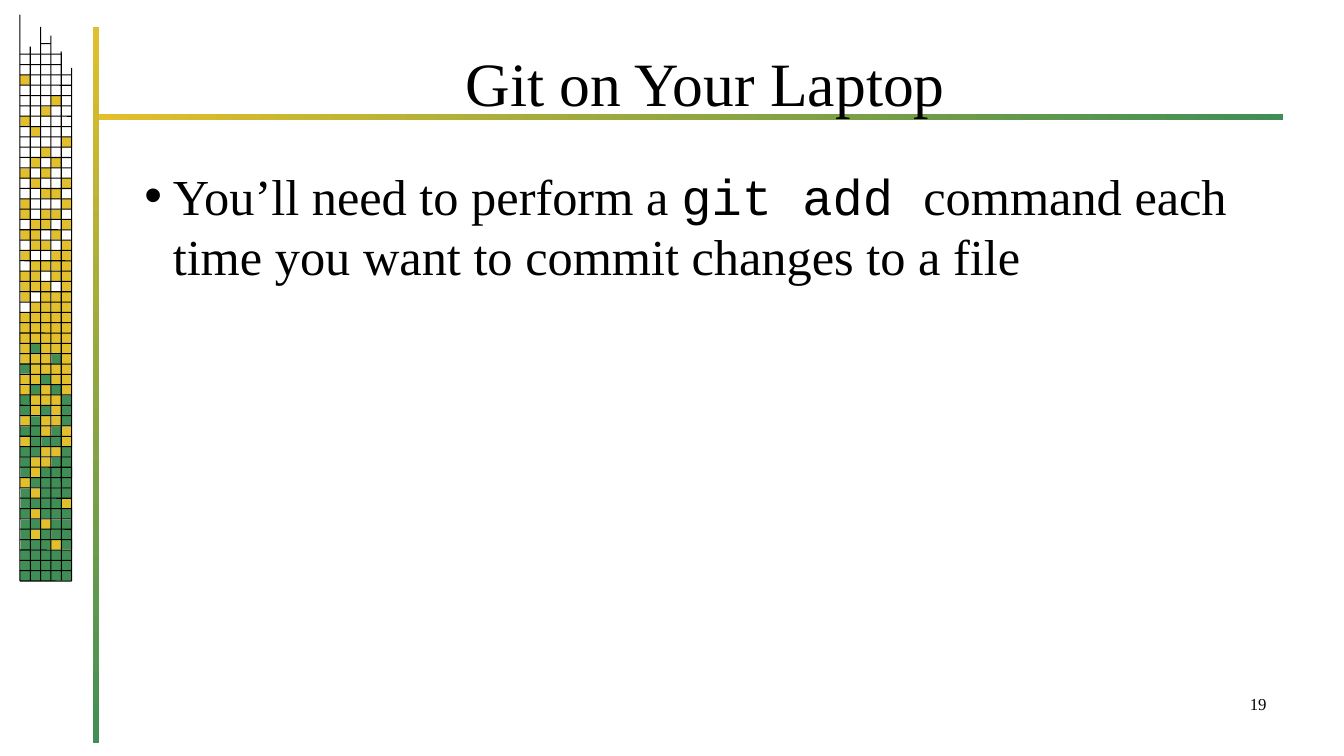
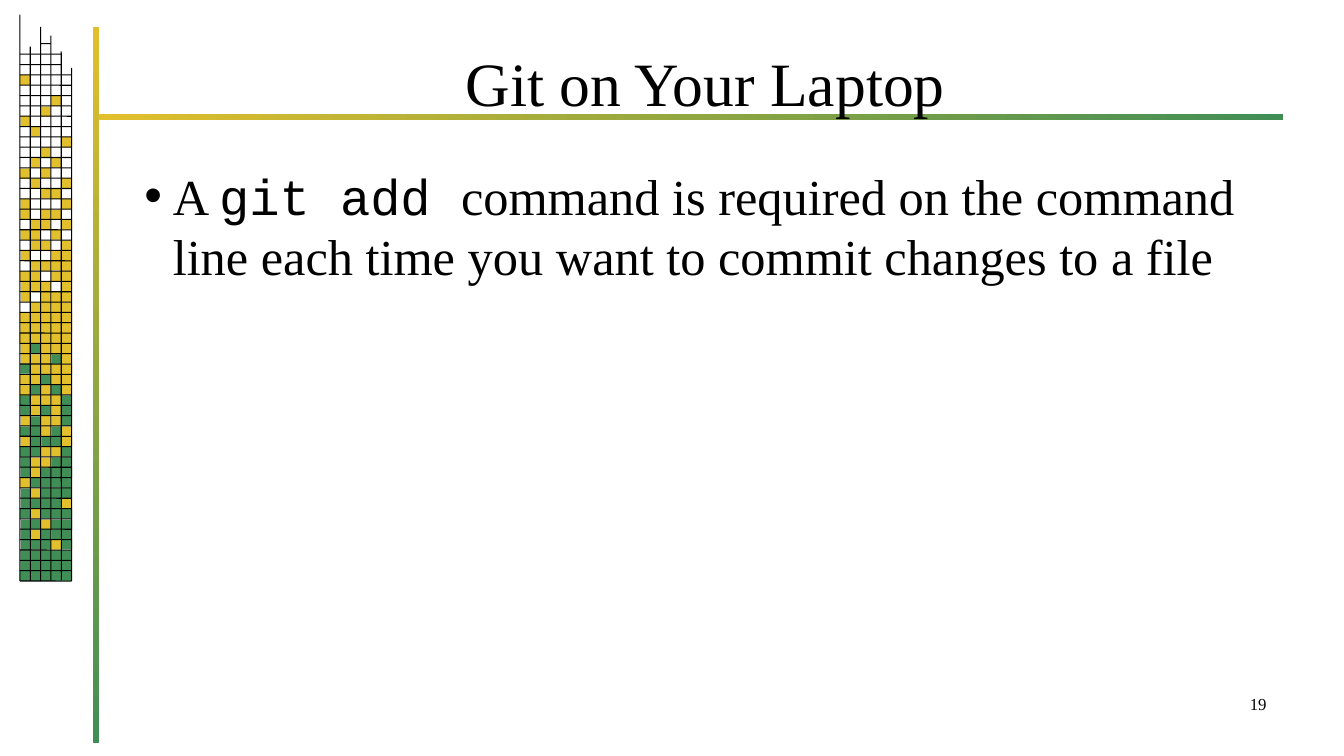
Before and after one commit to jrb28/git, a slide deck: slide 19 of 26bGit.pptx. Drawn at 1344x756 pixels with LibreOffice and Linux fonts; fonts in the diff are those of the drawing; background and template pictures are left out. Boxes give left, top, right and bottom in pixels: in the first picture for what was removed or moved away, otherwise in the second. Text is boxed around its words. In the diff, an @@ line names an element or a change of style, - is before the commit and + after.

```diff
--- a/26bGit.pptx
+++ b/26bGit.pptx
@@ text at [173, 178, 1235, 286]: text changed @@
-• You’ll need to perform a git add command each time you want to commit changes to a file
+• A git add command is required on the command line each time you want to commit changes to a file
```
Also in this commit, not shown: 22 other slides changed, 1 other file.
